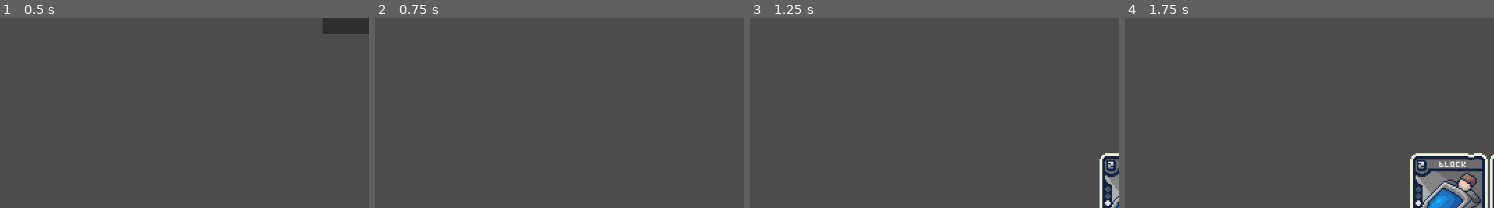
Above: before the commit, frames 1-4 (left to right).
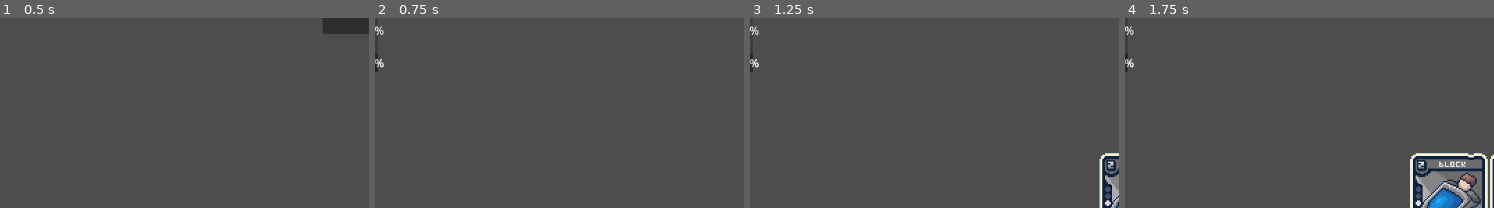
Above: after the commit, the same moments.

Repository: Fredeblok0912/Card_game
Game: Godot game, scene res://menu.tscn
Same seed, same stepped clock (60 frames per second), same inputs: the game is played once before the commit and once after it.
Inputs:
- Up to frame 1 (0.5 s): no input
- Up to frame 2 (0.75 s): click "Start Game" at 0.5 s
- Up to frame 3 (1.25 s): no input
- Up to frame 4 (1.75 s): no input
The pictures show only the part of the screen within x 0-50%, y 32-82%; the shares and areas given below are measured in that part.

Frame 1 is identical in both runs. In frame 2, 0.2% of the frame differs, in the area x 0-3%, y 4-29%; in frame 3, 0.2%; in frame 4, 0.2%.

Commit message:
added classes for 3 enemies and a player

Diff:
--- /dev/null
+++ b/Enemy1.gd
@@ -0,0 +1,7 @@
+extends "res://character.gd"
+class_name Enemy1
+
+
+
+#func _ready():
+	#hide_sprite()
--- /dev/null
+++ b/Enemy2.gd
@@ -0,0 +1,7 @@
+extends Character
+class_name Enemy2
+
+
+
+func _ready():
+	hide_sprite()
--- /dev/null
+++ b/Enemy3.gd
@@ -0,0 +1,8 @@
+extends Character
+class_name Enemy3
+
+
+
+
+func _ready():
+	hide_sprite()
--- a/character.gd
+++ b/character.gd
@@ -1,8 +1,19 @@
 extends Node2D
-
 class_name Character
 
-var health = 100
-var shield = 0
+@export var health: int = 100
+@export var max_health: int = 100
+@export var shield: int = 0
+@export var sprite: Sprite2D
+@export var health_bar: ProgressBar
 
-@onready var player_sprite: Sprite2D = $Sprite2d
+
+func hide_sprite():
+	sprite.hide()
+
+func die():
+	queue_free()
+
+func _ready():
+	if not sprite and has_node("Sprite2D"):
+		sprite = $Sprite2D
--- /dev/null
+++ b/enemy_1.gd
@@ -0,0 +1 @@
+extends Enemy1
--- a/game.tscn
+++ b/game.tscn
@@ -1,8 +1,13 @@
-[gd_scene load_steps=4 format=3 uid="uid://d3ga24fd88bfi"]
+[gd_scene load_steps=9 format=3 uid="uid://d3ga24fd88bfi"]
 
 [ext_resource type="Script" uid="uid://lhlamou0ygmt" path="res://game.gd" id="1_e2o6t"]
 [ext_resource type="Script" uid="uid://bd08kuho0r3mb" path="res://Cardlist.gd" id="1_feb5d"]
 [ext_resource type="Script" uid="uid://i0rkma20x0j5" path="res://Gamecode.gd" id="3_feb5d"]
+[ext_resource type="PackedScene" uid="uid://ihjdbf3lqhh0" path="res://character.tscn" id="4_fc0e3"]
+[ext_resource type="Script" uid="uid://di04a0e3mofuf" path="res://player.gd" id="5_ryrav"]
+[ext_resource type="Script" uid="uid://cmn766he82vbq" path="res://Enemy1.gd" id="6_eow3j"]
+[ext_resource type="Script" uid="uid://c5s5jmgmth824" path="res://Enemy2.gd" id="7_eow3j"]
+[ext_resource type="Script" uid="uid://bkwp530evyem" path="res://Enemy3.gd" id="8_j5wjh"]
 
 [node name="Game" type="Node2D"]
 script = ExtResource("1_e2o6t")
@@ -15,3 +20,52 @@
 
 [node name="Gamecode" type="Node2D" parent="."]
 script = ExtResource("3_feb5d")
+
+[node name="Character" parent="." instance=ExtResource("4_fc0e3")]
+
+[node name="Player" type="Node2D" parent="Character" node_paths=PackedStringArray("sprite", "health_bar")]
+script = ExtResource("5_ryrav")
+sprite = NodePath("Sprite2D")
+health_bar = NodePath("ProgressBar")
+metadata/_custom_type_script = "uid://di04a0e3mofuf"
+
+[node name="Sprite2D" type="Sprite2D" parent="Character/Player"]
+
+[node name="ProgressBar" type="ProgressBar" parent="Character/Player"]
+offset_right = 4.0
+offset_bottom = 27.0
+
+[node name="Enemy1" type="Node2D" parent="Character" node_paths=PackedStringArray("sprite", "health_bar")]
+script = ExtResource("6_eow3j")
+sprite = NodePath("Sprite2D")
+health_bar = NodePath("ProgressBar")
+metadata/_custom_type_script = "uid://cmn766he82vbq"
+
+[node name="Sprite2D" type="Sprite2D" parent="Character/Enemy1"]
+
+[node name="ProgressBar" type="ProgressBar" parent="Character/Enemy1"]
+offset_right = 4.0
+offset_bottom = 27.0
+
+[node name="Enemy2" type="Node2D" parent="Character" node_paths=PackedStringArray("sprite")]
+script = ExtResource("7_eow3j")
+sprite = NodePath("Sprite2D")
+metadata/_custom_type_script = "uid://c5s5jmgmth824"
+
+[node name="Sprite2D" type="Sprite2D" parent="Character/Enemy2"]
+
+[node name="ProgressBar" type="ProgressBar" parent="Character/Enemy2"]
+offset_right = 4.0
+offset_bottom = 27.0
+
+[node name="Enemy3" type="Node2D" parent="Character" node_paths=PackedStringArray("sprite")]
+script = ExtResource("8_j5wjh")
+sprite = NodePath("Sprite2D")
+metadata/_custom_type_script = "uid://bkwp530evyem"
+
+[node name="Sprite2D" type="Sprite2D" parent="Character/Enemy3"]
+
+[node name="ProgressBar" type="ProgressBar" parent="Character/Enemy3"]
+offset_top = -95.0
+offset_right = 4.0
+offset_bottom = 27.0
--- /dev/null
+++ b/player.gd
@@ -0,0 +1,6 @@
+extends Character
+class_name Player
+
+
+func _ready():
+	hide_sprite()
Not shown, added: Enemy1.gd.uid
Not shown, added: Enemy2.gd.uid
Not shown, added: Enemy3.gd.uid
Not shown, added: enemy_1.gd.uid
Not shown, added: player.gd.uid
